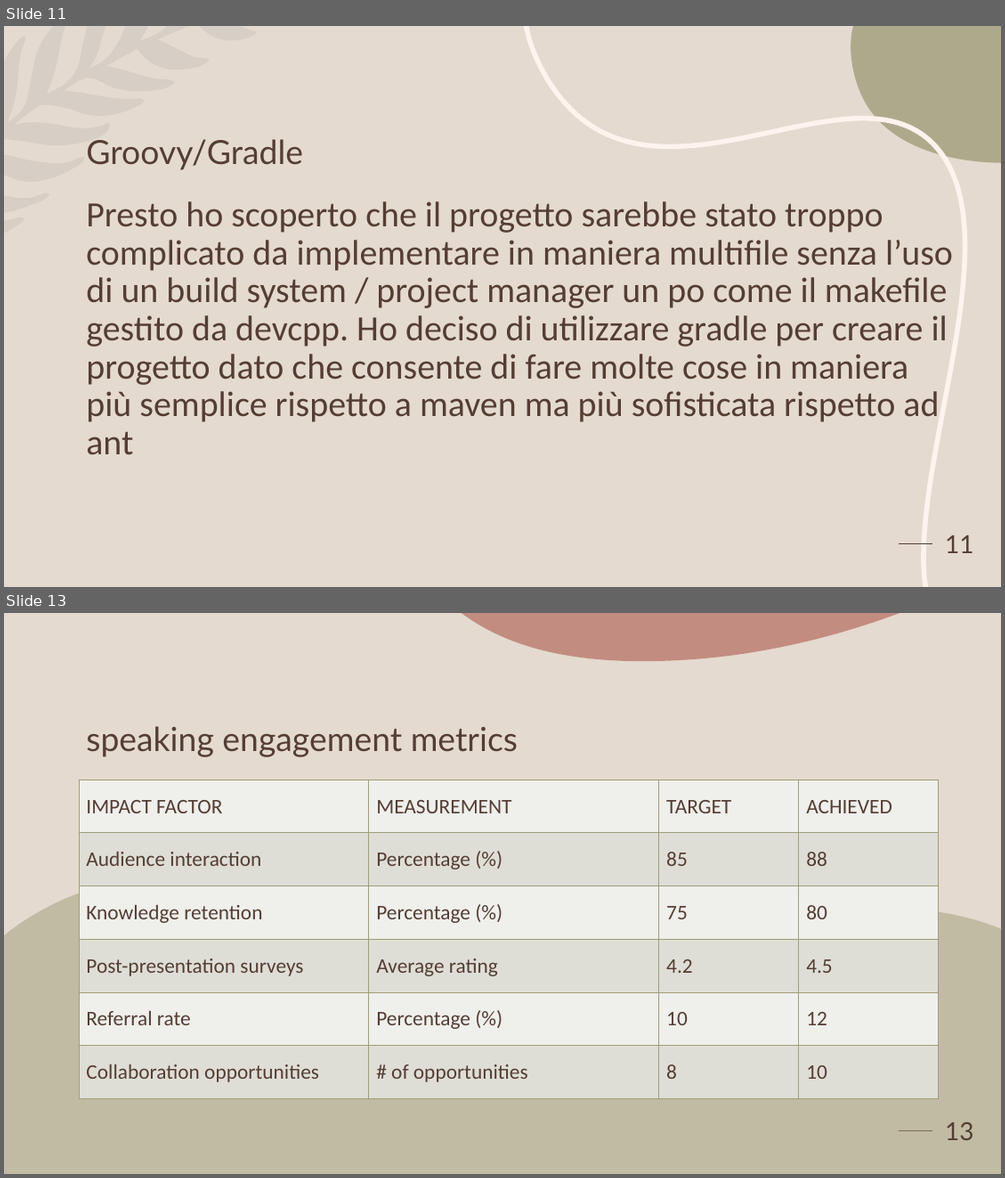
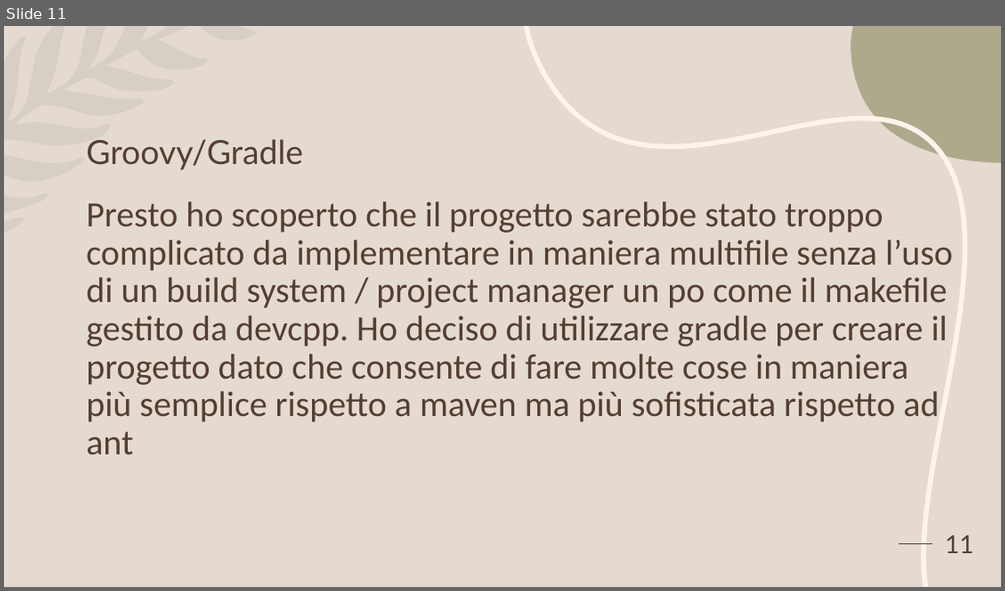
Before and after one commit to Alex123310/Appunti-Compiti, a slide deck: Il Mio.pptx. Shown one above the other, each under a label of ours: slides 11 and 13 before the commit, slide 11 after it; the slides between them are not shown. The pictures are 1005x1178 and 1005x591 pixels, drawn with LibreOffice and Linux fonts; fonts in the diff are those of the drawing. Boxes give left, top, right and bottom in pixels: in the first picture for what was removed or moved away, otherwise in the second. Text is boxed around its words. In the diff, an @@ line names an element or a change of style, - is before the commit and + after.

```diff
--- a/Il Mio.pptx
+++ b/Il Mio.pptx
@@ slide 13 removed at (x1=4, y1=613, x2=1001, y2=1174), background #E5DACF; not listed: 1 template element that a slide beside it also shows @@
@@ freeform shape removed at (x1=461, y1=613, x2=899, y2=662) @@
@@ title removed at (x1=86, y1=726, x2=518, y2=757) @@
-speaking engagement metrics
@@ table removed at (x1=79, y1=779, x2=938, y2=1099), 6 rows, 4 columns @@
-IMPACT FACTOR | MEASUREMENT | TARGET | ACHIEVED
-Audience interaction | Percentage (%) | 85 | 88
-Knowledge retention | Percentage (%) | 75 | 80
-Post-presentation surveys | Average rating | 4.2 | 4.5
-Referral rate | Percentage (%) | 10 | 12
-Collaboration opportunities | # of opportunities | 8 | 10
@@ freeform shape removed at (x1=4, y1=881, x2=1001, y2=1174) @@
@@ page number removed at (x1=945, y1=1122, x2=973, y2=1140) @@
-13
```
Also in this commit, not shown: 1 slide changed, 2 slides added, 2 other slides removed.
